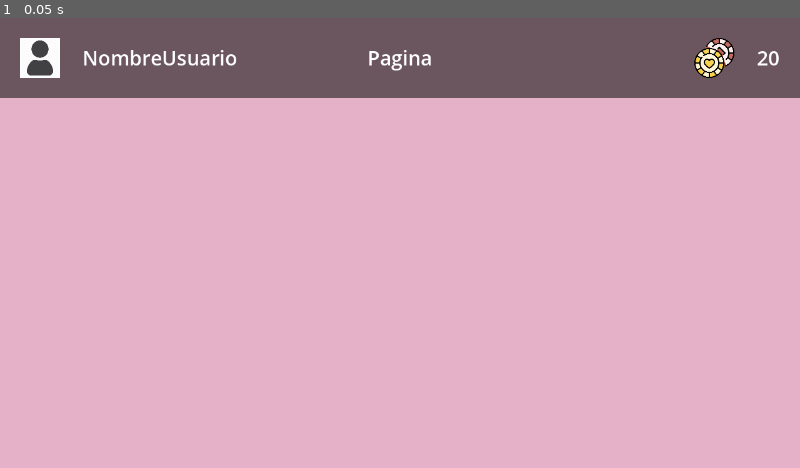
Above: before the commit, frame 1.
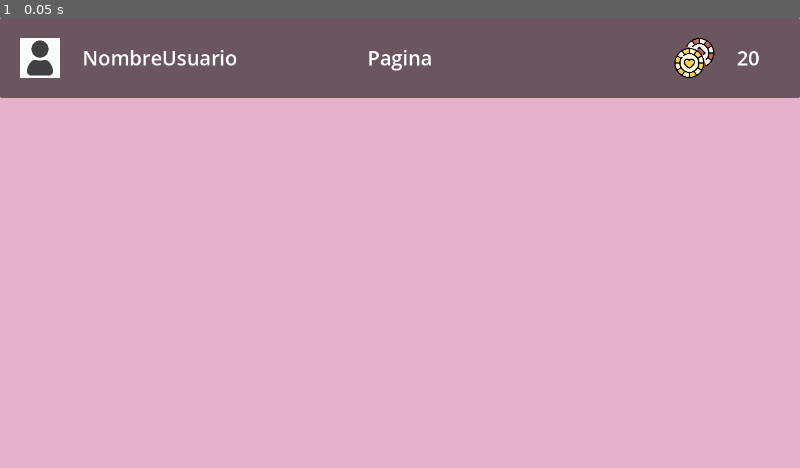
Above: after the commit, the same moment.

Repository: UNIZAR-30226-2024-08/front-Escritorio
Game: Godot game, scene res://Prefabs/barraMenu.tscn
The game is run twice, just before and just after one commit, with the same random seed, the same clock (stepped at 60 frames per second) and the same inputs. This scene is started directly instead of the project's main scene.
Inputs:
- Up to frame 1 (0.05 s): no input

The runs differ from the first frame. In frame 1, 0.6% of the frame differs, in the area x 0-100%, y 0-18%.

Commit message:
Pequeña mejora a la Barra de Menu

Diff:
--- a/Prefabs/barraMenu.tscn
+++ b/Prefabs/barraMenu.tscn
@@ -7,11 +7,9 @@
 
 [node name="Control" type="Control"]
 layout_mode = 3
-anchors_preset = 15
 anchor_right = 1.0
-anchor_bottom = 1.0
-offset_left = -8.0
-offset_right = -8.0
+anchor_bottom = 0.178
+offset_bottom = -0.160004
 grow_horizontal = 2
 grow_vertical = 2
 script = ExtResource("1_6pod1")
@@ -20,24 +18,18 @@
 custom_minimum_size = Vector2(0, 128)
 layout_mode = 1
 anchors_preset = -1
-anchor_top = -0.011
-anchor_right = 1.012
-anchor_bottom = 0.178
-offset_top = -0.0799994
-offset_right = 0.640015
-offset_bottom = -0.160004
+anchor_right = 1.0
+anchor_bottom = 1.0
+offset_bottom = -105.376
 grow_horizontal = 2
 
 [node name="MarginContainer" type="MarginContainer" parent="."]
 custom_minimum_size = Vector2(0, 128)
 layout_mode = 1
 anchors_preset = -1
-anchor_left = 0.006
-anchor_right = 1.006
-anchor_bottom = 0.178
-offset_left = 0.32
-offset_right = 0.319946
-offset_bottom = -0.160004
+anchor_right = 1.0
+anchor_bottom = 1.0
+offset_bottom = -105.376
 theme_override_constants/margin_left = 32
 theme_override_constants/margin_top = 32
 theme_override_constants/margin_right = 32
@@ -55,6 +47,7 @@
 [node name="MarginContainer" type="MarginContainer" parent="MarginContainer/Fichas"]
 layout_mode = 2
 theme_override_constants/margin_left = 32
+theme_override_constants/margin_right = 32
 
 [node name="Cantidad" type="Label" parent="MarginContainer/Fichas/MarginContainer"]
 layout_mode = 2
@@ -78,6 +71,7 @@
 [node name="MarginContainer" type="MarginContainer" parent="MarginContainer/Usuario"]
 layout_mode = 2
 theme_override_constants/margin_left = 32
+theme_override_constants/margin_right = 32
 
 [node name="Nombre" type="Label" parent="MarginContainer/Usuario/MarginContainer"]
 layout_mode = 2
